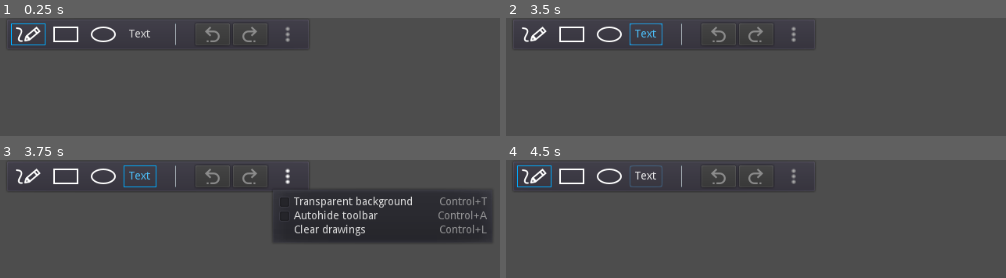
Above: before the commit, frames 1-4 (two rows, left to right).
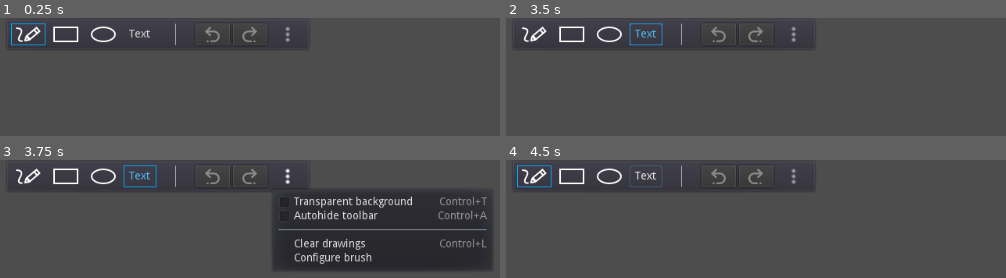
Above: after the commit, the same moments.

Repository: gilzoide/draw-over
Game: Godot game, scene res://main.tscn
Same seed, same stepped clock (60 frames per second), same inputs: the game is played once before the commit and once after it.
Inputs (mouse positions are in pixels of both pictures, inside the frame that each line leads up to):
- Up to frame 1 (0.25 s): no input
- Up to frame 2 (3.5 s): click (536, 34) at 0.5 s; click (571, 34) at 1.25 s; click (611, 34) at 2 s; click "Text" at 2.75 s
- Up to frame 3 (3.75 s): click (290, 176) at 3.5 s
- Up to frame 4 (4.5 s): click (536, 176) at 4.25 s

Frames 1-2 are identical in both runs. In frame 3, 11% of the frame differs, in the area x 54-99%, y 54-95%; in frame 4, nothing differs.

Commit message:
Add configure brush action button to context menu

Diff:
--- a/src/main.gd
+++ b/src/main.gd
@@ -85,11 +85,7 @@
 		else:
 			_stop_item()
 	elif event.is_action_pressed("open_brush_editor"):
-		if not _BrushEditorPopup:
-			_BrushEditorPopup = load("res://brush/BrushEditorPopup.tscn")
-		var popup: Popup = _BrushEditorPopup.instance()
-		add_child(popup)
-		popup.popup(Rect2(get_global_mouse_position(), popup.get_combined_minimum_size()))
+		_open_brush_editor()
 	elif _dragging:
 		if event.is_action_pressed("ui_cancel"):
 			_undoredo.undo()
@@ -160,6 +156,14 @@
 	_undoredo.commit_action()
 
 
+func _open_brush_editor() -> void:
+	if not _BrushEditorPopup:
+		_BrushEditorPopup = load("res://brush/BrushEditorPopup.tscn")
+	var popup: Popup = _BrushEditorPopup.instance()
+	add_child(popup)
+	popup.popup(Rect2(get_global_mouse_position(), popup.get_combined_minimum_size()))
+
+
 func _on_main_ui_visibility_changed() -> void:
 	_set_transparent_background(main_ui_visibility.transparent_background)
 	_set_autohide_toolbar(main_ui_visibility.autohide_toolbar)
--- a/src/main.tscn
+++ b/src/main.tscn
@@ -147,3 +147,4 @@
 }
 
 [connection signal="clear_drawings_pressed" from="Toolbar/HBoxContainer/MoreButton" to="." method="_on_clear_drawings_pressed"]
+[connection signal="config_brush_pressed" from="Toolbar/HBoxContainer/MoreButton" to="." method="_open_brush_editor"]
--- a/src/more_menu_button.gd
+++ b/src/more_menu_button.gd
@@ -8,11 +8,13 @@
 extends BaseButton
 
 signal clear_drawings_pressed()
+signal config_brush_pressed()
 
 enum {
 	TRANSPARENT_BACKGROUND,
 	AUTOHIDE,
 	CLEAR_DRAWINGS,
+	CONFIG_BRUSH,
 }
 
 export(Resource) var main_ui_visibility = preload("res://main_ui_visibility.tres")
@@ -47,6 +49,8 @@
 		main_ui_visibility.autohide_toolbar = not _popup_menu.is_item_checked(idx)
 	elif id == CLEAR_DRAWINGS:
 		emit_signal("clear_drawings_pressed")
+	elif id == CONFIG_BRUSH:
+		emit_signal("config_brush_pressed")
 
 
 static func _create_popup_menu() -> PopupMenu:
@@ -63,9 +67,17 @@
 	""")
 	popup_menu.set_item_shortcut(popup_menu.get_item_index(AUTOHIDE), load("res://shortcuts/toggle_autohide_toolbar_shortcut.tres"))
 
+	popup_menu.add_separator()
+
 	popup_menu.add_item("Clear drawings", CLEAR_DRAWINGS)
 	popup_menu.set_item_tooltip(popup_menu.get_item_index(CLEAR_DRAWINGS), """
 	Remove all current drawings.
 	""")
 	popup_menu.set_item_shortcut(popup_menu.get_item_index(CLEAR_DRAWINGS), load("res://shortcuts/clear_drawings_shortcut.tres"))
+
+	popup_menu.add_item("Configure brush", CONFIG_BRUSH)
+	popup_menu.set_item_tooltip(popup_menu.get_item_index(CONFIG_BRUSH), """
+	(Right click anywhere)
+	Open the brush configuration popup, including drawing and font size and color.
+	""")
 	return popup_menu
